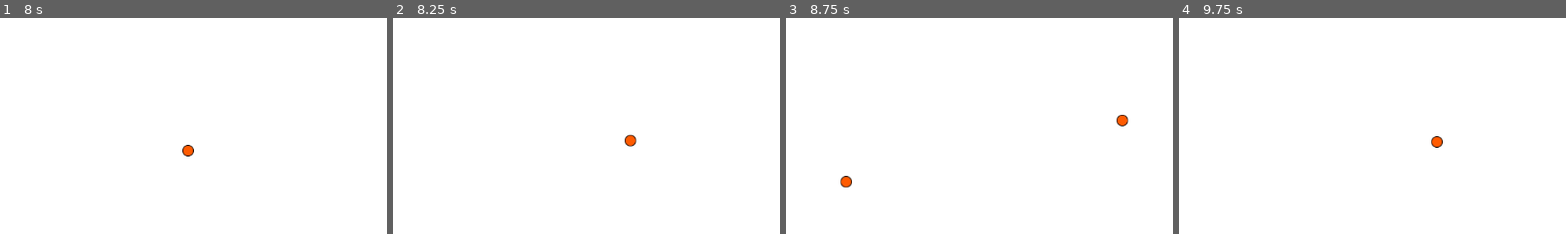
Above: before the commit, frames 1-4 (left to right).
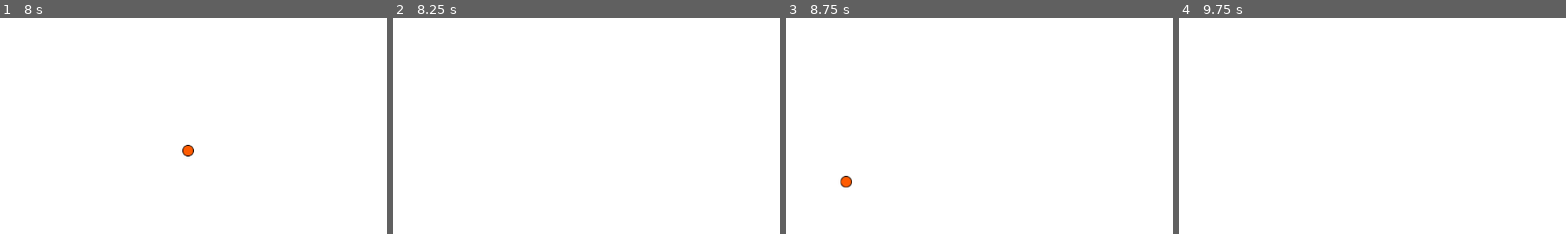
Above: after the commit, the same moments.

Repository: francogarcino/entregas-ipv-garcino-ruiz-franco
Game: Godot game, scene res://main.tscn
Same seed, same stepped clock (60 frames per second), same inputs: the game is played once before the commit and once after it.
Inputs (mouse positions are % of the whole screen's width and height, from its top left):
- Up to frame 1 (8 s): tap Enter at 0.5, 3.5 s; move the mouse to (72, 45) at 0.52 s; click (72, 45) at 0.6 s; tap Space at 1.25, 6.5 s; move the mouse to (30, 55) at 1.27 s; hold A (mover_izq) 1.28-2.03 s; tap D (mover_der) every 1.5 s from 1.35 to 7.35 s; move the mouse to (60, 28) at 2.02 s; click (60, 28) at 2.1 s; move the mouse to (45, 70) at 2.77 s; move the mouse to (80, 65) at 3.52 s; hold A (mover_izq) 3.53-5.78 s; click (80, 65) at 3.6 s; move the mouse to (20, 35) at 4.27 s; move the mouse to (55, 50) at 5.02 s; click (55, 50) at 5.1 s; move the mouse to (35, 25) at 5.77 s; move the mouse to (72, 45) at 6.52 s; click (72, 45) at 6.6 s; move the mouse to (30, 55) at 7.27 s
- Up to frame 2 (8.25 s): move the mouse to (60, 28) at 8.02 s; hold A (mover_izq) from 8.03 s (still down); click (60, 28) at 8.1 s
- Up to frame 3 (8.75 s): keep holding A (mover_izq)
- Up to frame 4 (9.75 s): move the mouse to (45, 70) at 8.77 s; tap D (mover_der) at 8.85 s; move the mouse to (80, 65) at 9.52 s; release A (mover_izq) at 9.53 s; click (80, 65) at 9.6 s
The pictures show only the part of the screen within x 50-100%, y 12-62%; the shares and areas given below are measured in that part.

Frame 1 is identical in both runs. In frame 2, 0.1% of the frame differs, in the area x 59-63%, y 53-60%; in frame 3, 0.1%, in the area x 85-89%, y 44-51%; in frame 4, 0.1%.

Commit message:
TTL de balas

Diff:
--- a/entrega-1y2-garcino-ruiz-franco/entities/abs_projectile.tscn
+++ b/entrega-1y2-garcino-ruiz-franco/entities/abs_projectile.tscn
@@ -8,3 +8,9 @@
 
 [node name="Sprite2D" type="Sprite2D" parent="."]
 texture = ExtResource("2_1mh5n")
+
+[node name="TTL" type="Timer" parent="."]
+one_shot = true
+autostart = true
+
+[connection signal="timeout" from="TTL" to="." method="_on_ttl_timeout"]
--- a/entrega-1y2-garcino-ruiz-franco/entities/projectile.tscn
+++ b/entrega-1y2-garcino-ruiz-franco/entities/projectile.tscn
@@ -3,3 +3,6 @@
 [ext_resource type="PackedScene" uid="uid://c6ppxoy0uffdj" path="res://entities/abs_projectile.tscn" id="1_b07ds"]
 
 [node name="Projectile" instance=ExtResource("1_b07ds")]
+
+[node name="TTL" parent="." index="1"]
+wait_time = 3.0
--- a/entrega-1y2-garcino-ruiz-franco/main.tscn
+++ b/entrega-1y2-garcino-ruiz-franco/main.tscn
@@ -1,9 +1,10 @@
-[gd_scene load_steps=5 format=3 uid="uid://bbwdhpdbhrnee"]
+[gd_scene load_steps=6 format=3 uid="uid://bbwdhpdbhrnee"]
 
 [ext_resource type="Texture2D" uid="uid://brp8pmr8c7tev" path="res://resources/background.png" id="1_8u6mp"]
 [ext_resource type="Script" path="res://main.gd" id="1_gwko1"]
 [ext_resource type="PackedScene" uid="uid://c8trwyeiiyu7a" path="res://entities/player.tscn" id="2_c6aog"]
 [ext_resource type="Texture2D" uid="uid://dixf45gyum64o" path="res://resources/floor.png" id="2_l5fer"]
+[ext_resource type="Script" path="res://entities/hand.gd" id="4_ar8h0"]
 
 [node name="Main" type="Node"]
 script = ExtResource("1_gwko1")
@@ -17,6 +18,7 @@
 position = Vector2(580, 571.5)
 scale = Vector2(18.1818, 2.71212)
 texture = ExtResource("2_l5fer")
+script = ExtResource("4_ar8h0")
 
 [node name="Player" parent="." instance=ExtResource("2_c6aog")]
 position = Vector2(-68, 140)
--- a/entrega-1y2-garcino-ruiz-franco/projectile.gd
+++ b/entrega-1y2-garcino-ruiz-franco/projectile.gd
@@ -13,3 +13,7 @@
 
 func _physics_process(delta: float) -> void:
 	position += move_direction*300*delta
+
+
+func _on_ttl_timeout() -> void:
+	queue_free()
